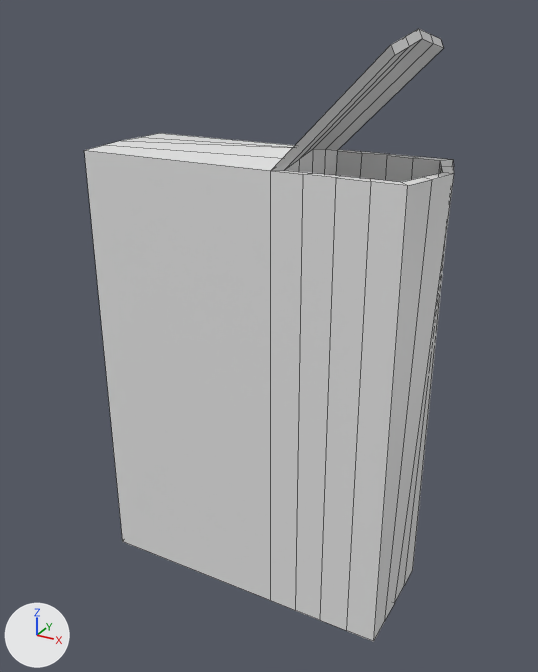
The FBX model Design Thinking Simulation/Assets/Test Model/Prop Masak/Prop masak_Baking Powder.fbx: old version first, new version second.
Before and after are seen from a 50 mm lens placed at (0.265, -0.469, 0.273), pointed at (0.008, -0.001, 0.039). The lights are fixed; the arrows at lower left show +X, +Y and +Z. Mesh edges are drawn as thin lines. Where no turn or scale is listed for an object, it has been applied to the vertices.

Objects in the first picture: 'Baking Powder'.
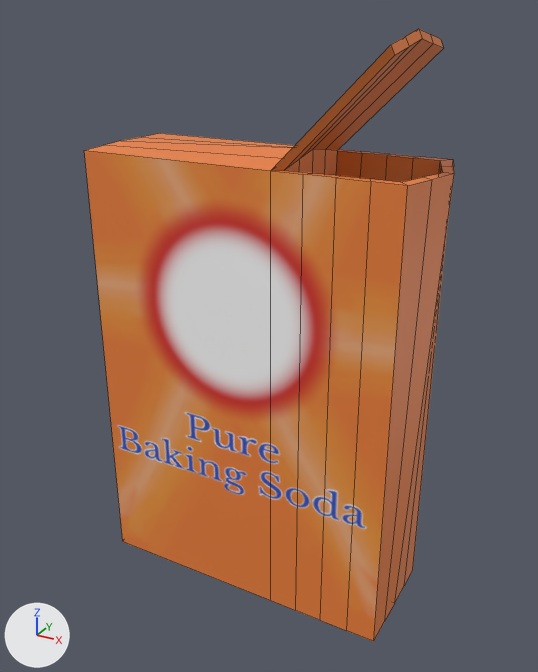
Changed parts and their boxes [x1, y1, x2, y2] in the pictures (538 x 672 px):
```json
{"object": "Baking Powder", "change": "surface changed", "before": [84, 29, 454, 642], "after": [84, 29, 454, 642], "on screen": "grey to orange"}
```

The change, as JSON lines over the scene's bpy script:
```json
{"op": "add", "block": "img_baking_powder_texture_metallic_png", "code": ["img_baking_powder_texture_metallic_png = load_image('Baking Powder Texture_Metallic.png', 'Prop Masak Texture/Baking Powder Texture/Baking Powder Texture_Metallic.png', 2048, 2048, 'Non-Color')"]}
{"op": "add", "block": "img_baking_powder_texture_base_color_png", "code": ["img_baking_powder_texture_base_color_png = load_image('Baking Powder Texture_Base_Color.png', 'Prop Masak Texture/Baking Powder Texture/Baking Powder Texture_Base_Color.png', 2048, 2048, 'sRGB')"]}
{"op": "add", "block": "img_baking_powder_texture_normal_opengl_png", "code": ["img_baking_powder_texture_normal_opengl_png = load_image('Baking Powder Texture_Normal_OpenGL.png', 'Prop Masak Texture/Baking Powder Texture/Baking Powder Texture_Normal_OpenGL.png', 2048, 2048, 'Non-Color')"]}
{"op": "add", "block": "mat_baking_powder_texture", "code": "n2 = _N.new('ShaderNodeTexImage'); n2.name = 'Image Texture'"}
{"op": "add", "block": "mat_baking_powder_texture", "code": "n2.image = img_baking_powder_texture_base_color_png"}
{"op": "add", "block": "mat_baking_powder_texture", "code": "n3 = _N.new('ShaderNodeTexImage'); n3.name = 'Image Texture.002'"}
{"op": "add", "block": "mat_baking_powder_texture", "code": "n3.image = img_baking_powder_texture_metallic_png"}
{"op": "add", "block": "mat_baking_powder_texture", "code": "n4 = _N.new('ShaderNodeTexImage'); n4.name = 'Image Texture.003'"}
{"op": "add", "block": "mat_baking_powder_texture", "code": "n4.image = img_baking_powder_texture_normal_opengl_png"}
{"op": "add", "block": "mat_baking_powder_texture", "code": "n5 = _N.new('ShaderNodeNormalMap'); n5.name = 'Normal Map'"}
{"block": "mat_baking_powder_texture", "where": "n0 = _N.new('ShaderNodeBsdfPrincipled'); n0.name = 'Principled BSDF'"}
{"op": "add", "block": "mat_baking_powder_texture", "code": "_L.new(n2.outputs[0], n0.inputs[0])  # 'Color' to 'Base Color'"}
{"op": "add", "block": "mat_baking_powder_texture", "code": "_L.new(n3.outputs[0], n0.inputs[1])  # 'Color' to 'Metallic'"}
{"op": "add", "block": "mat_baking_powder_texture", "code": "_L.new(n4.outputs[0], n5.inputs[1])  # 'Color' to 'Color'"}
{"op": "add", "block": "mat_baking_powder_texture", "code": "_L.new(n5.outputs[0], n0.inputs[5])  # 'Normal' to 'Normal'"}
```
